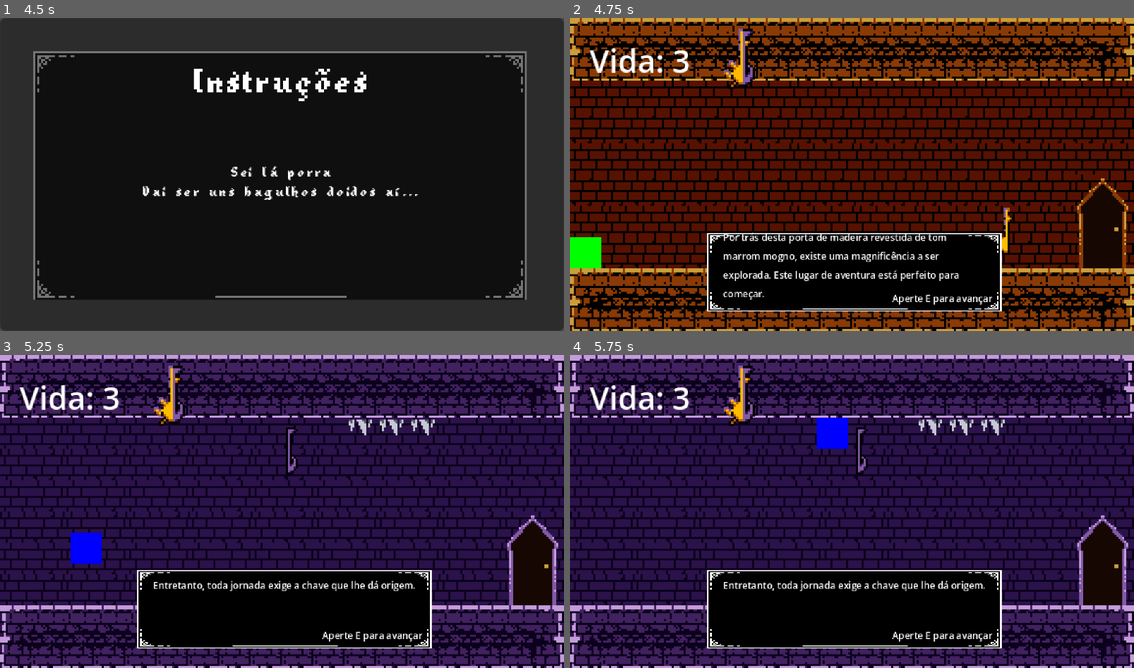
Above: before the commit, frames 1-4 (two rows, left to right).
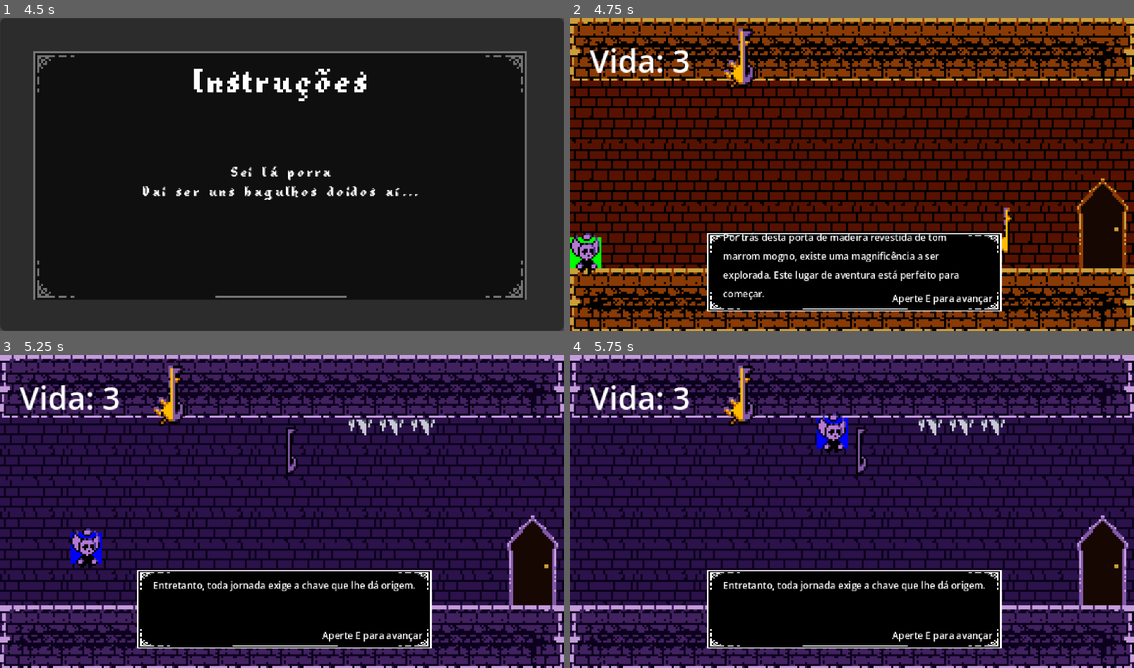
Above: after the commit, the same moments.

Repository: ygcs796/jogo-gamejam-djuff
Game: Godot game, scene res://cenarios/title_screen.tscn
Same seed, same stepped clock (60 frames per second), same inputs: the game is played once before the commit and once after it.
Inputs:
- Up to frame 1 (4.5 s): tap Enter (ui_accept) at 0.5, 0.77, 1.25, 1.52, 2, 3.02, 3.5, 3.77, 4.25 s; hold Shift (swap) 0.53-1.28 s; hold Right (ui_right) 0.53-2.03 s; tap Shift (swap) at 1.35, 2.85, 4.35 s; hold Left (ui_left) 2.03-2.78 s; hold Shift (swap) 2.03-2.78 s; hold Right (ui_right) 2.78-4.28 s; hold Shift (swap) 3.53-4.28 s; hold Left (ui_left) from 4.28 s (still down)
- Up to frame 2 (4.75 s): keep holding Left (ui_left); tap Enter (ui_accept) at 4.52 s
- Up to frame 3 (5.25 s): tap E at 5 s; release Left (ui_left) at 5.03 s; hold Right (ui_right) from 5.03 s (still down); hold Shift (swap) from 5.03 s (still down)
- Up to frame 4 (5.75 s): keep holding Right (ui_right); keep holding Shift (swap)

Frame 1 is identical in both runs. In frame 2, 0.4% of the frame differs, in the area x 0-6%, y 68-82%; in frame 3, 0.4%; in frame 4, 0.4%.

Commit message:
Animação de pulo
Animação de pulo implementada e ajustada para ficar mais realista

Diff:
--- a/elementos/player.tscn
+++ b/elementos/player.tscn
@@ -1,9 +1,153 @@
 [gd_scene format=3 uid="uid://628fsmx80kdj"]
 
 [ext_resource type="Script" uid="uid://b7aurwos21675" path="res://scripts/player.gd" id="1_a7ywf"]
+[ext_resource type="Texture2D" uid="uid://5cgkf2myljda" path="res://assets/pulo_do_sol.png" id="2_c137f"]
+[ext_resource type="Texture2D" uid="uid://dincrdkal3dfs" path="res://assets/pulo_da_lua.png" id="3_6nh78"]
 
 [sub_resource type="RectangleShape2D" id="RectangleShape2D_a7ywf"]
 size = Vector2(16, 16)
+
+[sub_resource type="AtlasTexture" id="AtlasTexture_6nh78"]
+atlas = ExtResource("2_c137f")
+region = Rect2(0, 0, 18, 21)
+
+[sub_resource type="AtlasTexture" id="AtlasTexture_pcj0x"]
+atlas = ExtResource("2_c137f")
+region = Rect2(19, 0, 18, 21)
+
+[sub_resource type="AtlasTexture" id="AtlasTexture_q2src"]
+atlas = ExtResource("2_c137f")
+region = Rect2(38, 0, 17, 21)
+
+[sub_resource type="AtlasTexture" id="AtlasTexture_7xon0"]
+atlas = ExtResource("2_c137f")
+region = Rect2(55, 0, 16, 21)
+
+[sub_resource type="AtlasTexture" id="AtlasTexture_7ajbl"]
+atlas = ExtResource("2_c137f")
+region = Rect2(71, 0, 17, 21)
+
+[sub_resource type="AtlasTexture" id="AtlasTexture_ujl54"]
+atlas = ExtResource("2_c137f")
+region = Rect2(89, 0, 17, 21)
+
+[sub_resource type="AtlasTexture" id="AtlasTexture_437lg"]
+atlas = ExtResource("2_c137f")
+region = Rect2(107, 0, 17, 21)
+
+[sub_resource type="AtlasTexture" id="AtlasTexture_o372f"]
+atlas = ExtResource("2_c137f")
+region = Rect2(124, 0, 17, 21)
+
+[sub_resource type="AtlasTexture" id="AtlasTexture_qbmcn"]
+atlas = ExtResource("2_c137f")
+region = Rect2(142, 0, 17, 21)
+
+[sub_resource type="SpriteFrames" id="SpriteFrames_bx7h5"]
+animations = [{
+"frames": [{
+"duration": 1.0,
+"texture": SubResource("AtlasTexture_6nh78")
+}, {
+"duration": 1.2,
+"texture": SubResource("AtlasTexture_pcj0x")
+}, {
+"duration": 1.2,
+"texture": SubResource("AtlasTexture_q2src")
+}, {
+"duration": 1.2,
+"texture": SubResource("AtlasTexture_7xon0")
+}, {
+"duration": 1.2,
+"texture": SubResource("AtlasTexture_7ajbl")
+}, {
+"duration": 1.2,
+"texture": SubResource("AtlasTexture_ujl54")
+}, {
+"duration": 1.2,
+"texture": SubResource("AtlasTexture_437lg")
+}, {
+"duration": 1.2,
+"texture": SubResource("AtlasTexture_o372f")
+}, {
+"duration": 1.0,
+"texture": SubResource("AtlasTexture_qbmcn")
+}],
+"loop": true,
+"name": &"pulando",
+"speed": 11.0
+}]
+
+[sub_resource type="AtlasTexture" id="AtlasTexture_bx7h5"]
+atlas = ExtResource("3_6nh78")
+region = Rect2(1, 0, 16, 22)
+
+[sub_resource type="AtlasTexture" id="AtlasTexture_qs04g"]
+atlas = ExtResource("3_6nh78")
+region = Rect2(17, 0, 16, 22)
+
+[sub_resource type="AtlasTexture" id="AtlasTexture_0vi0y"]
+atlas = ExtResource("3_6nh78")
+region = Rect2(34, 0, 14, 22)
+
+[sub_resource type="AtlasTexture" id="AtlasTexture_xdwy7"]
+atlas = ExtResource("3_6nh78")
+region = Rect2(48, 0, 16, 22)
+
+[sub_resource type="AtlasTexture" id="AtlasTexture_8pajm"]
+atlas = ExtResource("3_6nh78")
+region = Rect2(64, 0, 16, 22)
+
+[sub_resource type="AtlasTexture" id="AtlasTexture_a0sq6"]
+atlas = ExtResource("3_6nh78")
+region = Rect2(80, 0, 16, 22)
+
+[sub_resource type="AtlasTexture" id="AtlasTexture_puvus"]
+atlas = ExtResource("3_6nh78")
+region = Rect2(96, 0, 16, 22)
+
+[sub_resource type="AtlasTexture" id="AtlasTexture_dadvo"]
+atlas = ExtResource("3_6nh78")
+region = Rect2(112, 0, 16, 22)
+
+[sub_resource type="AtlasTexture" id="AtlasTexture_vbr8u"]
+atlas = ExtResource("3_6nh78")
+region = Rect2(128, 0, 16, 22)
+
+[sub_resource type="SpriteFrames" id="SpriteFrames_c137f"]
+animations = [{
+"frames": [{
+"duration": 1.0,
+"texture": SubResource("AtlasTexture_bx7h5")
+}, {
+"duration": 1.2,
+"texture": SubResource("AtlasTexture_qs04g")
+}, {
+"duration": 1.2,
+"texture": SubResource("AtlasTexture_0vi0y")
+}, {
+"duration": 1.2,
+"texture": SubResource("AtlasTexture_xdwy7")
+}, {
+"duration": 1.2,
+"texture": SubResource("AtlasTexture_8pajm")
+}, {
+"duration": 1.2,
+"texture": SubResource("AtlasTexture_a0sq6")
+}, {
+"duration": 1.2,
+"texture": SubResource("AtlasTexture_puvus")
+}, {
+"duration": 1.2,
+"texture": SubResource("AtlasTexture_dadvo")
+}, {
+"duration": 1.0,
+"texture": SubResource("AtlasTexture_vbr8u")
+}],
+"loop": true,
+"name": &"pulando",
+"speed": 11.0
+}]
 
 [node name="Player" type="CharacterBody2D" unique_id=604126846 groups=["player"]]
 script = ExtResource("1_a7ywf")
@@ -24,3 +168,14 @@
 
 [node name="CollisionShape2D" type="CollisionShape2D" parent="." unique_id=1962365106]
 shape = SubResource("RectangleShape2D_a7ywf")
+
+[node name="animacao_lumina" type="AnimatedSprite2D" parent="." unique_id=1591275898]
+visible = false
+sprite_frames = SubResource("SpriteFrames_bx7h5")
+animation = &"pulando"
+frame_progress = 0.26570934
+
+[node name="animacao_umbra" type="AnimatedSprite2D" parent="." unique_id=1479206718]
+sprite_frames = SubResource("SpriteFrames_c137f")
+animation = &"pulando"
+frame_progress = 0.701553
Binary file added: assets/pulo_da_lua.png
Binary file added: assets/pulo_do_sol.png
